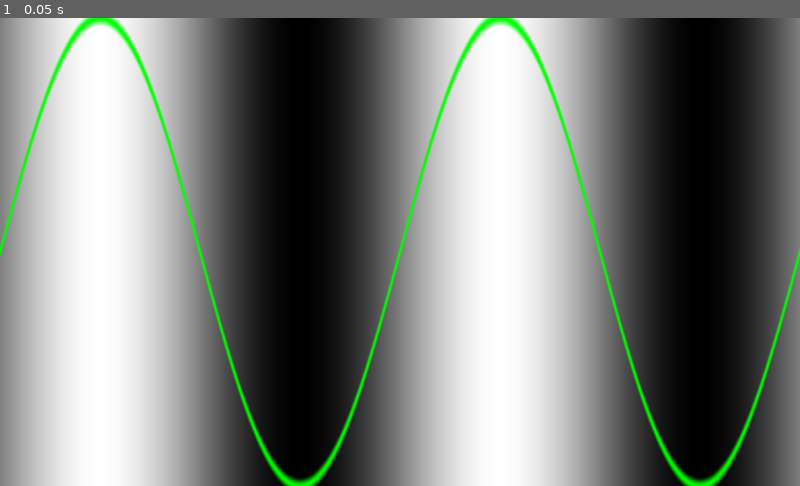
Above: before the commit, frame 1.
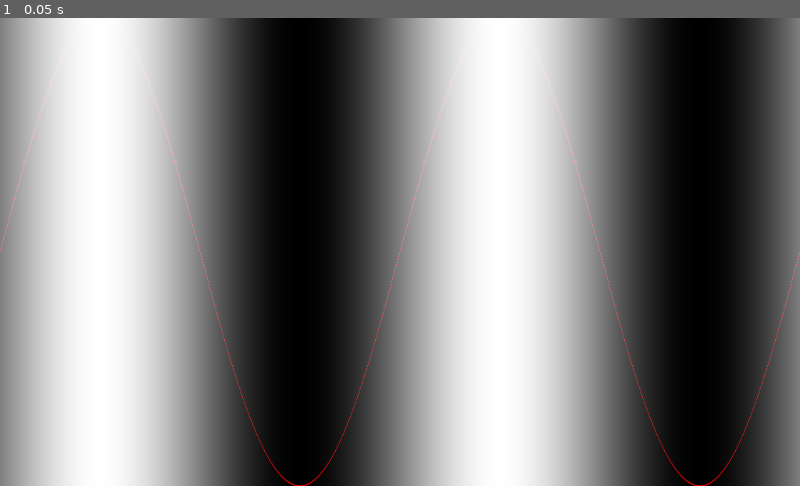
Above: after the commit, the same moment.

Repository: PerMalmberg/BookOfShaders-Godot
Game: Godot game, scene res://05/05.tscn
The game is run twice, just before and just after one commit, with the same random seed, the same clock (stepped at 60 frames per second) and the same inputs. This scene is started directly instead of the project's main scene. The engine's default icon, where the game draws it, is replaced by a stand-in: a white triangle on a blue panel in a dark square.
Inputs:
- Up to frame 1 (0.05 s): no input

The runs differ from the first frame. In frame 1, 3.0% of the frame differs, in the area x 0-100%, y 0-100%.

Commit message:
Learning...

Diff:
--- a/05/05.shader
+++ b/05/05.shader
@@ -11,11 +11,14 @@
 
 const float pi = 3.14159265359;
 const float pi_2 = pi * 2.0;
+const vec3 red = vec3(1.0, 0, 0);
 
 
-float plot(vec2 st, float pct, float half_width)
+float plot(vec2 uv, float calculated_y, float line_width)
 {
-	return smoothstep(pct - half_width, pct, st.y) - smoothstep(pct, pct + half_width, st.y);
+	float half_line_width = line_width / 2.0;
+	return smoothstep(calculated_y - half_line_width, calculated_y, uv.y)
+			- smoothstep(calculated_y, calculated_y + half_line_width, uv.y);
 }
 
 //void fragment()
@@ -36,10 +39,10 @@
 
 void fragment()
 {
-	vec2 st = flip_y(UV.xy);
-	float x = st.x;
+	vec2 uv = flip_y(UV.xy);
+	float x = uv.x;
 
-	float y = sin(st.x * 2.0 * pi_2) / 2.0 + 0.5;
+	float y = sin(uv.x * 2.0 * pi_2) / 2.0 + 0.5;
 	//float y = step(0.8, st.x);
 	//float y = smoothstep(0.2,0.5,st.x) - smoothstep(0.5,0.8,st.x);
 
@@ -53,11 +56,12 @@
 	//y = min(0.0,x);   // return the lesser of x and 0.0
 	//y = max(0.0,x);   // return the greater of x and 0.0
 
-	// Gradient
-	vec3 color = vec3(y);
+	// Gradient based on y
+	vec3 background = vec3(y);
 
-	float pct = plot(st, y, 0.02);
-	color = (1.0 - pct) * color + pct * vec3(0.0, 1.0, 0.0);
+	float point_intensity = plot(uv, y, 0.005);
+	vec3 point_color = point_intensity * red;
+	vec3 color = background + point_color;
 
 	COLOR = vec4(color, 1.0);
 }
--- a/05/05.tscn
+++ b/05/05.tscn
@@ -1,13 +1,65 @@
-[gd_scene load_steps=5 format=2]
+[gd_scene load_steps=27 format=2]
 
 [ext_resource path="res://05/05.shader" type="Shader" id=1]
 [ext_resource path="res://icon.png" type="Texture" id=2]
 [ext_resource path="res://03/TextureRect.gd" type="Script" id=3]
+[ext_resource path="res://05/curves.jpg" type="Texture" id=4]
+[ext_resource path="res://05/shaders/row1/curve_01.shader" type="Shader" id=5]
+[ext_resource path="res://05/shaders/row1/curve_00.shader" type="Shader" id=6]
+[ext_resource path="res://05/ShaderCurve.tscn" type="PackedScene" id=7]
+[ext_resource path="res://05/shaders/row1/curve_02.shader" type="Shader" id=8]
+[ext_resource path="res://05/shaders/row1/curve_03.shader" type="Shader" id=9]
+[ext_resource path="res://05/shaders/row1/curve_04.shader" type="Shader" id=10]
+[ext_resource path="res://05/shaders/row1/curve_05.shader" type="Shader" id=11]
+[ext_resource path="res://05/shaders/row2/curve_00.shader" type="Shader" id=12]
+[ext_resource path="res://05/shaders/row3/curve_00.shader" type="Shader" id=13]
+[ext_resource path="res://05/shaders/row4/curve_00.shader" type="Shader" id=14]
+[ext_resource path="res://05/shaders/row5/curve_00.shader" type="Shader" id=15]
 
 [sub_resource type="ShaderMaterial" id=1]
 shader = ExtResource( 1 )
 shader_param/dimension = Vector2( 100, 100 )
 shader_param/mouse = Vector2( 100, 100 )
+
+[sub_resource type="ShaderMaterial" id=2]
+resource_local_to_scene = true
+shader = ExtResource( 6 )
+
+[sub_resource type="ShaderMaterial" id=3]
+resource_local_to_scene = true
+shader = ExtResource( 5 )
+
+[sub_resource type="ShaderMaterial" id=4]
+resource_local_to_scene = true
+shader = ExtResource( 8 )
+
+[sub_resource type="ShaderMaterial" id=5]
+resource_local_to_scene = true
+shader = ExtResource( 9 )
+
+[sub_resource type="ShaderMaterial" id=6]
+resource_local_to_scene = true
+shader = ExtResource( 10 )
+
+[sub_resource type="ShaderMaterial" id=7]
+resource_local_to_scene = true
+shader = ExtResource( 11 )
+
+[sub_resource type="ShaderMaterial" id=8]
+resource_local_to_scene = true
+shader = ExtResource( 12 )
+
+[sub_resource type="ShaderMaterial" id=9]
+resource_local_to_scene = true
+shader = ExtResource( 13 )
+
+[sub_resource type="ShaderMaterial" id=10]
+resource_local_to_scene = true
+shader = ExtResource( 14 )
+
+[sub_resource type="ShaderMaterial" id=11]
+resource_local_to_scene = true
+shader = ExtResource( 15 )
 
 [node name="Node2D" type="Node2D"]
 
@@ -31,3 +83,87 @@
 __meta__ = {
 "_edit_use_anchors_": false
 }
+
+[node name="curves" type="Sprite" parent="TextureRect"]
+position = Vector2( 880, 1272 )
+texture = ExtResource( 4 )
+
+[node name="Row 1" type="Node" parent="."]
+
+[node name="00" parent="Row 1" instance=ExtResource( 7 )]
+material = SubResource( 2 )
+margin_left = 128.0
+margin_top = 704.0
+margin_right = 256.0
+margin_bottom = 768.0
+
+[node name="01" parent="Row 1" instance=ExtResource( 7 )]
+material = SubResource( 3 )
+margin_left = 384.0
+margin_top = 704.0
+margin_right = 504.0
+margin_bottom = 768.0
+
+[node name="02" parent="Row 1" instance=ExtResource( 7 )]
+material = SubResource( 4 )
+margin_left = 576.0
+margin_top = 704.0
+margin_right = 704.0
+margin_bottom = 768.0
+
+[node name="03" parent="Row 1" instance=ExtResource( 7 )]
+material = SubResource( 5 )
+margin_left = 792.0
+margin_top = 704.0
+margin_right = 920.0
+margin_bottom = 768.0
+
+[node name="04" parent="Row 1" instance=ExtResource( 7 )]
+material = SubResource( 6 )
+margin_left = 1024.0
+margin_top = 704.0
+margin_right = 1152.0
+margin_bottom = 768.0
+
+[node name="05" parent="Row 1" instance=ExtResource( 7 )]
+material = SubResource( 7 )
+margin_left = 1224.0
+margin_top = 704.0
+margin_right = 1352.0
+margin_bottom = 768.0
+
+[node name="Row 2" type="Node" parent="."]
+
+[node name="00" parent="Row 2" instance=ExtResource( 7 )]
+material = SubResource( 8 )
+margin_left = -64.0
+margin_top = 1072.0
+margin_right = 64.0
+margin_bottom = 1136.0
+
+[node name="Row 3" type="Node" parent="."]
+
+[node name="00" parent="Row 3" instance=ExtResource( 7 )]
+material = SubResource( 9 )
+margin_left = -64.0
+margin_top = 1256.0
+margin_right = 64.0
+margin_bottom = 1320.0
+
+[node name="Row 4" type="Node" parent="."]
+
+[node name="00" parent="Row 4" instance=ExtResource( 7 )]
+material = SubResource( 10 )
+margin_left = -64.0
+margin_top = 1432.0
+margin_right = 64.0
+margin_bottom = 1496.0
+
+[node name="Row 5" type="Node" parent="."]
+
+[node name="00" parent="Row 5" instance=ExtResource( 7 )]
+material = SubResource( 11 )
+margin_left = -64.0
+margin_top = 1616.0
+margin_right = 64.0
+margin_bottom = 1680.0
--- /dev/null
+++ b/05/ShaderCurve.tscn
@@ -0,0 +1,18 @@
+[gd_scene load_steps=3 format=2]
+
+[ext_resource path="res://icon.png" type="Texture" id=1]
+
+[sub_resource type="ShaderMaterial" id=1]
+resource_local_to_scene = true
+
+[node name="00" type="TextureRect"]
+material = SubResource( 1 )
+margin_left = 88.0
+margin_top = 736.0
+margin_right = 216.0
+margin_bottom = 800.0
+texture = ExtResource( 1 )
+expand = true
+__meta__ = {
+"_edit_use_anchors_": false
+}
--- /dev/null
+++ b/05/shaders/ShaderCurve.tscn
@@ -0,0 +1,18 @@
+[gd_scene load_steps=3 format=2]
+
+[ext_resource path="res://icon.png" type="Texture" id=1]
+
+[sub_resource type="ShaderMaterial" id=1]
+resource_local_to_scene = true
+
+[node name="00" type="TextureRect"]
+material = SubResource( 1 )
+margin_left = 88.0
+margin_top = 736.0
+margin_right = 216.0
+margin_bottom = 800.0
+texture = ExtResource( 1 )
+expand = true
+__meta__ = {
+"_edit_use_anchors_": false
+}
--- /dev/null
+++ b/05/shaders/row1/curve_00.shader
@@ -0,0 +1,28 @@
+shader_type canvas_item;
+
+float plot(vec2 uv, float calculated_y, float line_width)
+{
+	float half_line_width = line_width / 2.0;
+	return smoothstep(calculated_y - half_line_width, calculated_y, uv.y)
+			- smoothstep(calculated_y, calculated_y + half_line_width, uv.y);
+}
+
+vec2 flip_y(vec2 vec)
+{
+	vec.y = 1.0-vec.y;
+	return vec;
+}
+
+void fragment()
+{
+	vec2 uv = flip_y(UV);
+
+	// Make the x-axis correspond to -1...1
+	uv.x = mix(-1.0, 1.0, uv.x);
+
+	float x = uv.x;
+
+	float y = 1.0 - pow(abs(x), 0.5);
+
+	COLOR = vec4(plot(uv, y, 0.05), 0, 0, 1.0);
+}
--- /dev/null
+++ b/05/shaders/row1/curve_01.shader
@@ -0,0 +1,28 @@
+shader_type canvas_item;
+
+float plot(vec2 uv, float calculated_y, float line_width)
+{
+	float half_line_width = line_width / 2.0;
+	return smoothstep(calculated_y - half_line_width, calculated_y, uv.y)
+			- smoothstep(calculated_y, calculated_y + half_line_width, uv.y);
+}
+
+vec2 flip_y(vec2 vec)
+{
+	vec.y = 1.0-vec.y;
+	return vec;
+}
+
+void fragment()
+{
+	vec2 uv = flip_y(UV);
+
+	// Make the x-axis correspond to -1...1
+	uv.x = mix(-1.0, 1.0, uv.x);
+
+	float x = uv.x;
+
+	float y = 1.0 - pow(abs(x), 1.0);
+
+	COLOR = vec4(plot(uv, y, 0.05), 0, 0, 1.0);
+}
--- /dev/null
+++ b/05/shaders/row1/curve_02.shader
@@ -0,0 +1,28 @@
+shader_type canvas_item;
+
+float plot(vec2 uv, float calculated_y, float line_width)
+{
+	float half_line_width = line_width / 2.0;
+	return smoothstep(calculated_y - half_line_width, calculated_y, uv.y)
+			- smoothstep(calculated_y, calculated_y + half_line_width, uv.y);
+}
+
+vec2 flip_y(vec2 vec)
+{
+	vec.y = 1.0-vec.y;
+	return vec;
+}
+
+void fragment()
+{
+	vec2 uv = flip_y(UV);
+
+	// Make the x-axis correspond to -1...1
+	uv.x = mix(-1.0, 1.0, uv.x);
+
+	float x = uv.x;
+
+	float y = 1.0 - pow(abs(x), 1.5);
+
+	COLOR = vec4(plot(uv, y, 0.05), 0, 0, 1.0);
+}
--- /dev/null
+++ b/05/shaders/row1/curve_03.shader
@@ -0,0 +1,28 @@
+shader_type canvas_item;
+
+float plot(vec2 uv, float calculated_y, float line_width)
+{
+	float half_line_width = line_width / 2.0;
+	return smoothstep(calculated_y - half_line_width, calculated_y, uv.y)
+			- smoothstep(calculated_y, calculated_y + half_line_width, uv.y);
+}
+
+vec2 flip_y(vec2 vec)
+{
+	vec.y = 1.0-vec.y;
+	return vec;
+}
+
+void fragment()
+{
+	vec2 uv = flip_y(UV);
+
+	// Make the x-axis correspond to -1...1
+	uv.x = mix(-1.0, 1.0, uv.x);
+
+	float x = uv.x;
+
+	float y = 1.0 - pow(abs(x), 2.0);
+
+	COLOR = vec4(plot(uv, y, 0.05), 0, 0, 1.0);
+}
--- /dev/null
+++ b/05/shaders/row1/curve_04.shader
@@ -0,0 +1,28 @@
+shader_type canvas_item;
+
+float plot(vec2 uv, float calculated_y, float line_width)
+{
+	float half_line_width = line_width / 2.0;
+	return smoothstep(calculated_y - half_line_width, calculated_y, uv.y)
+			- smoothstep(calculated_y, calculated_y + half_line_width, uv.y);
+}
+
+vec2 flip_y(vec2 vec)
+{
+	vec.y = 1.0-vec.y;
+	return vec;
+}
+
+void fragment()
+{
+	vec2 uv = flip_y(UV);
+
+	// Make the x-axis correspond to -1...1
+	uv.x = mix(-1.0, 1.0, uv.x);
+
+	float x = uv.x;
+
+	float y = 1.0 - pow(abs(x), 2.5);
+
+	COLOR = vec4(plot(uv, y, 0.05), 0, 0, 1.0);
+}
--- /dev/null
+++ b/05/shaders/row1/curve_05.shader
@@ -0,0 +1,28 @@
+shader_type canvas_item;
+
+float plot(vec2 uv, float calculated_y, float line_width)
+{
+	float half_line_width = line_width / 2.0;
+	return smoothstep(calculated_y - half_line_width, calculated_y, uv.y)
+			- smoothstep(calculated_y, calculated_y + half_line_width, uv.y);
+}
+
+vec2 flip_y(vec2 vec)
+{
+	vec.y = 1.0-vec.y;
+	return vec;
+}
+
+void fragment()
+{
+	vec2 uv = flip_y(UV);
+
+	// Make the x-axis correspond to -1...1
+	uv.x = mix(-1.0, 1.0, uv.x);
+
+	float x = uv.x;
+
+	float y = 1.0 - pow(abs(x), 3.0);
+
+	COLOR = vec4(plot(uv, y, 0.05), 0, 0, 1.0);
+}
--- /dev/null
+++ b/05/shaders/row2/curve_00.shader
@@ -0,0 +1,35 @@
+shader_type canvas_item;
+
+const float pi = 3.14159265359;
+
+float plot(vec2 uv, float calculated_y, float line_width)
+{
+	float half_line_width = line_width / 2.0;
+	return smoothstep(calculated_y - half_line_width, calculated_y, uv.y)
+			- smoothstep(calculated_y, calculated_y + half_line_width, uv.y);
+}
+
+vec2 flip_y(vec2 vec)
+{
+	vec.y = 1.0-vec.y;
+	return vec;
+}
+
+float f(float x, float expo)
+{
+	return pow(cos(pi * x / 2.0), expo);
+}
+
+void fragment()
+{
+	vec2 uv = flip_y(UV);
+
+	// Make the x-axis correspond to -1...1
+	uv.x = mix(-1.0, 1.0, uv.x);
+
+	float x = uv.x;
+
+	float y = f(x, max(0.5, abs(sin(TIME*pi))));
+
+	COLOR = vec4(plot(uv, y, 0.05), 0, 0, 1.0);
+}
--- /dev/null
+++ b/05/shaders/row3/curve_00.shader
@@ -0,0 +1,36 @@
+shader_type canvas_item;
+
+const float pi = 3.14159265359;
+
+float plot(vec2 uv, float calculated_y, float line_width)
+{
+	float half_line_width = line_width / 2.0;
+	return smoothstep(calculated_y - half_line_width, calculated_y, uv.y)
+			- smoothstep(calculated_y, calculated_y + half_line_width, uv.y);
+}
+
+vec2 flip_y(vec2 vec)
+{
+	vec.y = 1.0-vec.y;
+	return vec;
+}
+
+float f(float x, float expo)
+{
+	return 1.0 - pow(abs(sin(pi * x / 2.0)), expo);
+}
+
+void fragment()
+{
+	vec2 uv = flip_y(UV);
+
+	// Make the x-axis correspond to -1...1
+	uv.x = mix(-1.0, 1.0, uv.x);
+
+	float x = uv.x;
+
+	float expo = mix(0.5, 3.5, abs(sin(TIME*pi)));
+	float y = f(x, expo);
+
+	COLOR = vec4(plot(uv, y, 0.05), 0, 0, 1.0);
+}
--- /dev/null
+++ b/05/shaders/row4/curve_00.shader
@@ -0,0 +1,36 @@
+shader_type canvas_item;
+
+const float pi = 3.14159265359;
+
+float plot(vec2 uv, float calculated_y, float line_width)
+{
+	float half_line_width = line_width / 2.0;
+	return smoothstep(calculated_y - half_line_width, calculated_y, uv.y)
+			- smoothstep(calculated_y, calculated_y + half_line_width, uv.y);
+}
+
+vec2 flip_y(vec2 vec)
+{
+	vec.y = 1.0-vec.y;
+	return vec;
+}
+
+float f(float x, float expo)
+{
+	return pow(min(cos(pi * x / 2.0), 1.0 - abs(x)), expo);
+}
+
+void fragment()
+{
+	vec2 uv = flip_y(UV);
+
+	// Make the x-axis correspond to -1...1
+	uv.x = mix(-1.0, 1.0, uv.x);
+
+	float x = uv.x;
+
+	float expo = mix(0.5, 3.5, abs(sin(TIME*pi)));
+	float y = f(x, expo);
+
+	COLOR = vec4(plot(uv, y, 0.05), 0, 0, 1.0);
+}
--- /dev/null
+++ b/05/shaders/row5/curve_00.shader
@@ -0,0 +1,36 @@
+shader_type canvas_item;
+
+const float pi = 3.14159265359;
+
+float plot(vec2 uv, float calculated_y, float line_width)
+{
+	float half_line_width = line_width / 2.0;
+	return smoothstep(calculated_y - half_line_width, calculated_y, uv.y)
+			- smoothstep(calculated_y, calculated_y + half_line_width, uv.y);
+}
+
+vec2 flip_y(vec2 vec)
+{
+	vec.y = 1.0-vec.y;
+	return vec;
+}
+
+float f(float x, float expo)
+{
+	return 1.0 - pow(max(0.0, abs(x)*2.0 -1.0), expo);
+}
+
+void fragment()
+{
+	vec2 uv = flip_y(UV);
+
+	// Make the x-axis correspond to -1...1
+	uv.x = mix(-1.0, 1.0, uv.x);
+
+	float x = uv.x;
+
+	float expo = mix(0.5, 3.5, abs(sin(TIME * pi)));
+	float y = f(x, expo);
+
+	COLOR = vec4(plot(uv, y, 0.05), 0, 0, 1.0);
+}
Binary file added: 05/curves.jpg
Not shown, added: 05/curves.jpg.import
